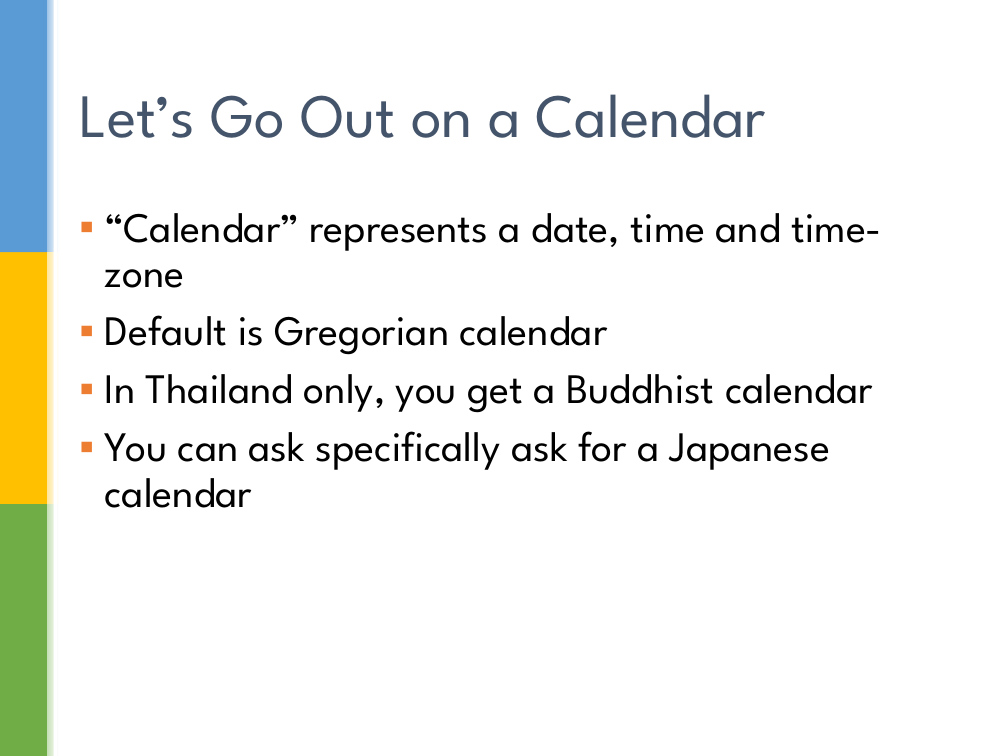
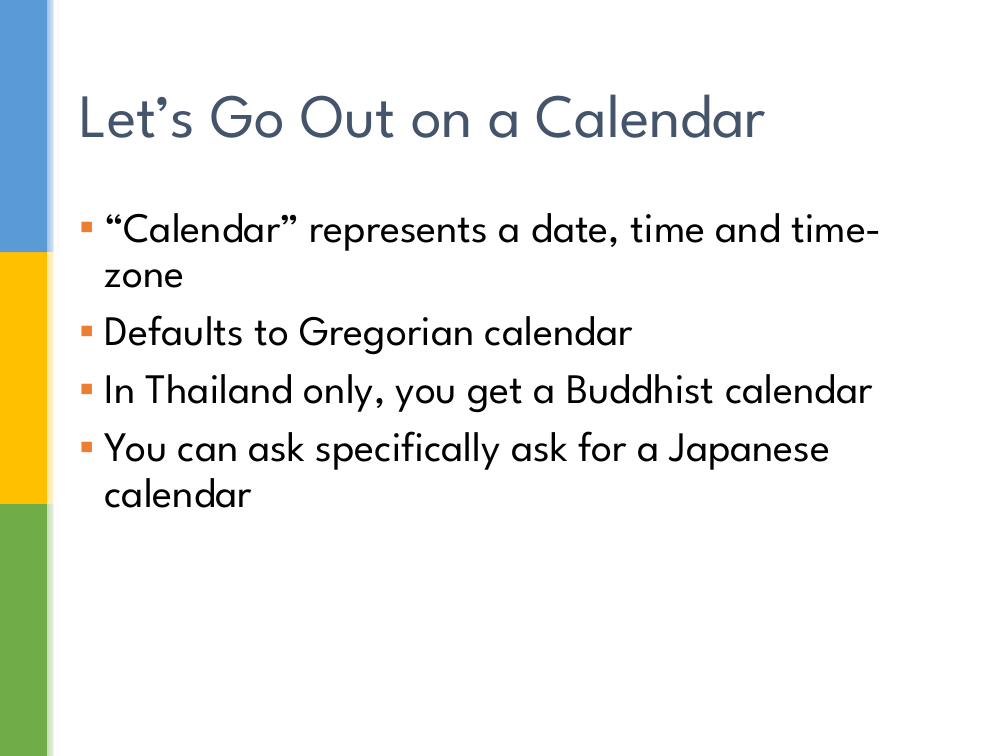
Before and after one commit to sualeh/make-a-date, a slide deck: slide 5 of Java 8 Date and Time API.pptx. Drawn at 1008x756 pixels with LibreOffice and Linux fonts; fonts in the diff are those of the drawing; background and template pictures are left out. Boxes give left, top, right and bottom in pixels: in the first picture for what was removed or moved away, otherwise in the second. Text is boxed around its words. In the diff, an @@ line names an element or a change of style, - is before the commit and + after.

```diff
--- a/Java 8 Date and Time API.pptx
+++ b/Java 8 Date and Time API.pptx
@@ text at bbox=[105, 315, 633, 355]: text changed @@
-▪ Default is Gregorian calendar
+▪ Defaults to Gregorian calendar
```
Also in this commit, not shown: 24 other slides changed, 1 slide added, 1 slide removed.
